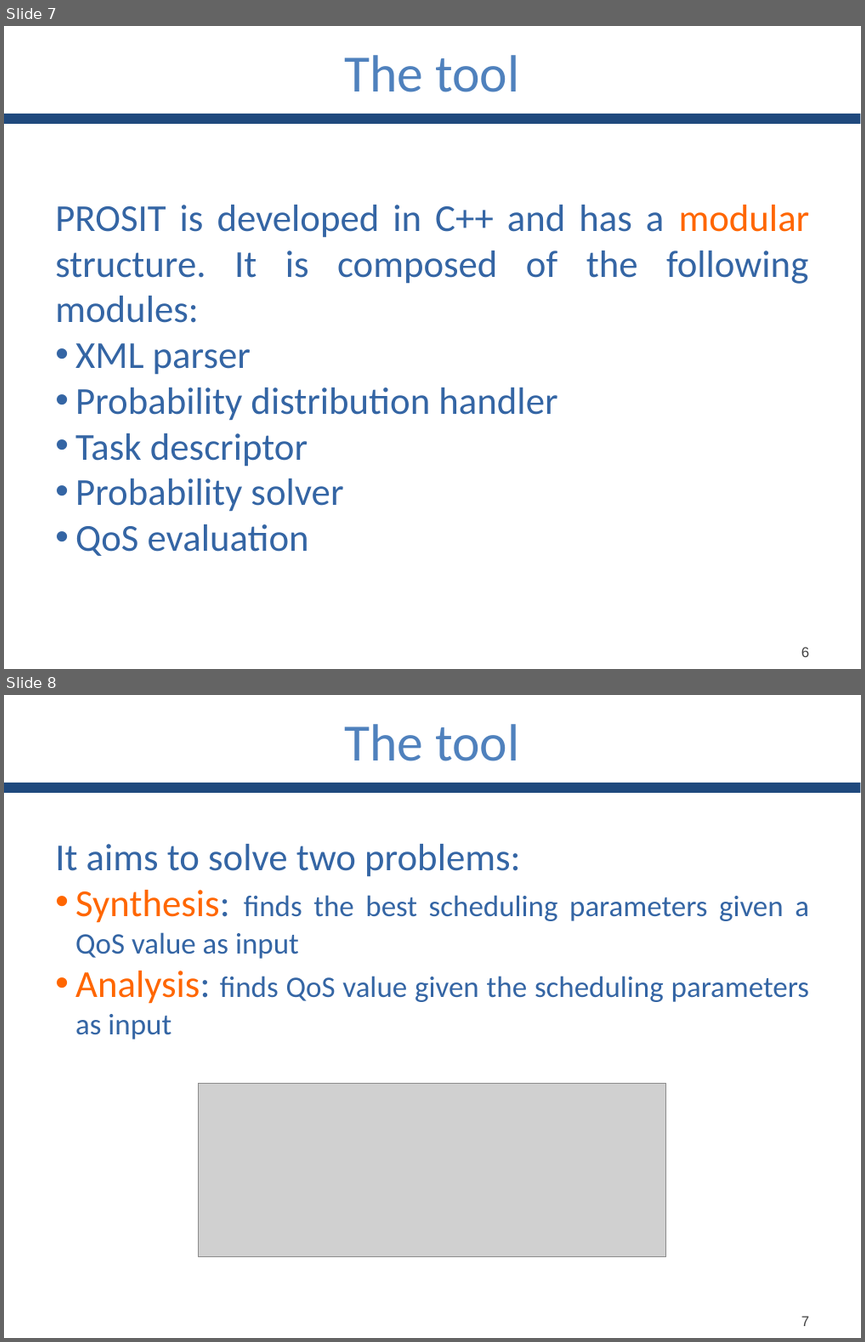
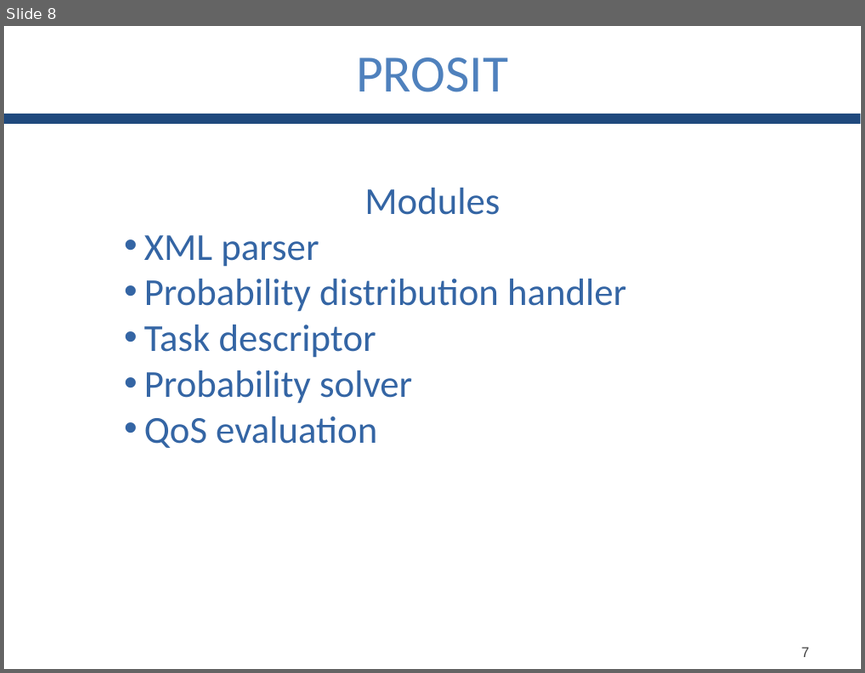
Before and after one commit to GianlucaBortoli/bachelorThesis, a slide deck: slides/slides.pptx. Shown one above the other, each under a label of ours: slides 7 and 8 before the commit, slide 8 after it. The pictures are 865x1342 and 865x673 pixels, drawn with LibreOffice and Linux fonts; fonts in the diff are those of the drawing; grey boxes stand for pictures. Boxes give left, top, right and bottom in pixels: in the first picture for what was removed or moved away, otherwise in the second. Text is boxed around its words. In the diff, an @@ line names an element or a change of style, - is before the commit and + after.

```diff
--- a/slides/slides.pptx
+++ b/slides/slides.pptx
@@ slide 8 removed at [4,695,861,1338], background #FFFFFF; not listed: 1 template element that a slide beside it also shows @@
@@ text removed at [345,724,519,761] @@
-The tool
@@ text removed at [55,844,809,1039] @@
-It aims to solve two problems:
-• Synthesis: finds the best scheduling parameters given a QoS value as input
-• Analysis: finds QoS value given the scheduling parameters as input
@@ picture removed at [199,1083,666,1256] @@
@@ text removed at [801,1315,809,1326] @@
-7
@@ what was slide 7 is now slide 8 @@
@@ slide 8 changed as well @@
@@ text at [356,57,508,92]: text changed @@
-The tool
+PROSIT
@@ text "Modules": place and size @@
-text "Modules" at [55,204,810,556]
+text "Modules" at [144,188,626,448]
@@ text at [364,188,500,215]: text changed @@
-PROSIT is developed in C++ and has a modular structure. It is composed of the following modules:
+Modules
@@ text at [801,646,809,657]: text changed @@
-6
+7
```
Also in this commit, not shown: 6 other slides changed, 4 slides added, 2 other slides removed.
